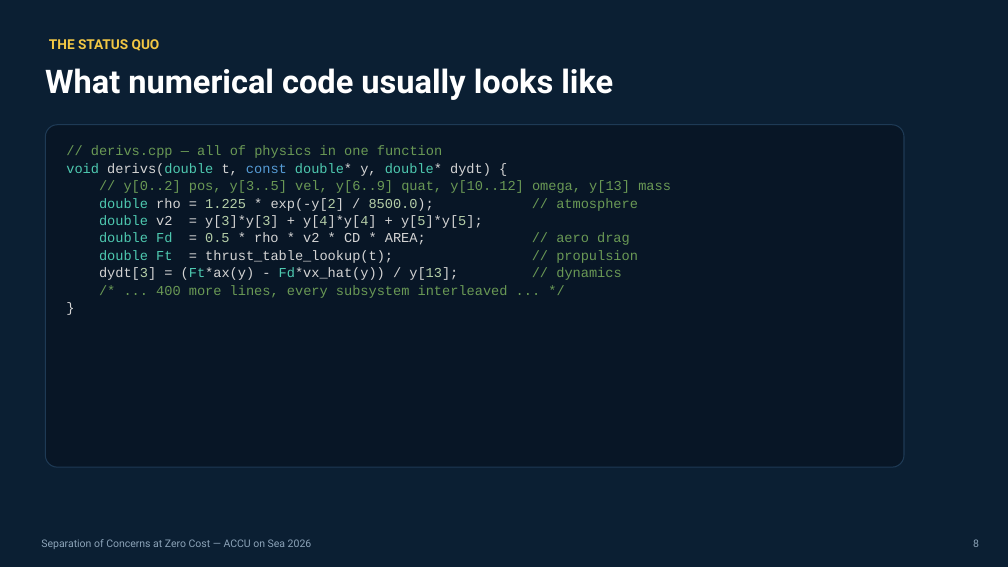
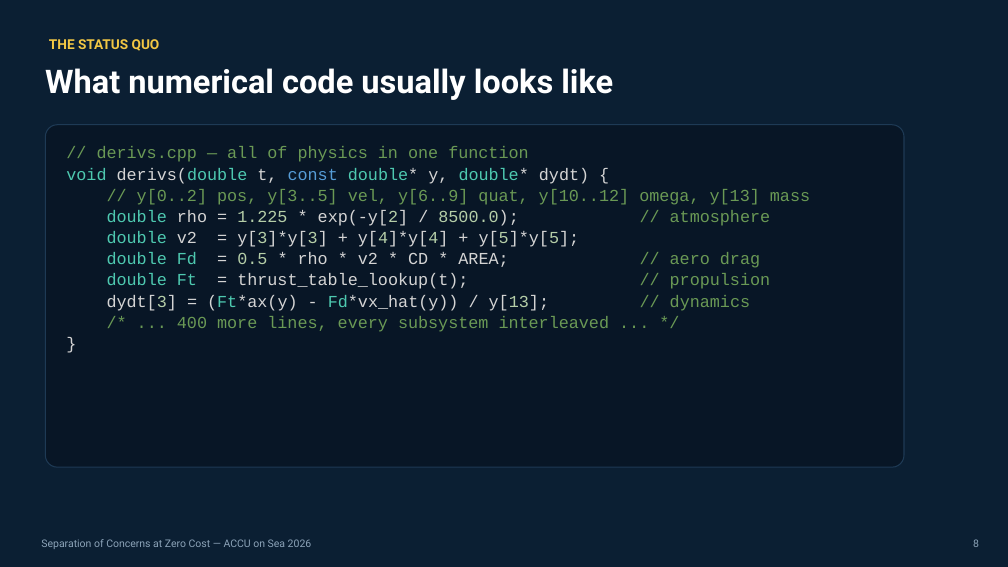
Before and after one commit to jedrzejmichalczyk/accu-on-sea-2026-modular-physics, a slide deck: slide 8 of slides/ACCU-Separation-of-Concerns-at-Zero-Cost.pptx. Drawn at 1008x567 pixels with LibreOffice and Linux fonts; fonts in the diff are those of the drawing. Boxes give left, top, right and bottom in pixels: in the first picture for what was removed or moved away, otherwise in the second. Text is boxed around its words. In the diff, an @@ line names an element or a change of style, - is before the commit and + after.

```diff
--- a/slides/ACCU-Separation-of-Concerns-at-Zero-Cost.pptx
+++ b/slides/ACCU-Separation-of-Concerns-at-Zero-Cost.pptx
@@ text "// derivs.cpp — all of ..." at [66, 146, 810, 332]: size 13 to 16 pt @@
```
Also in this commit, not shown: 10 other slides changed, 3 other files.
